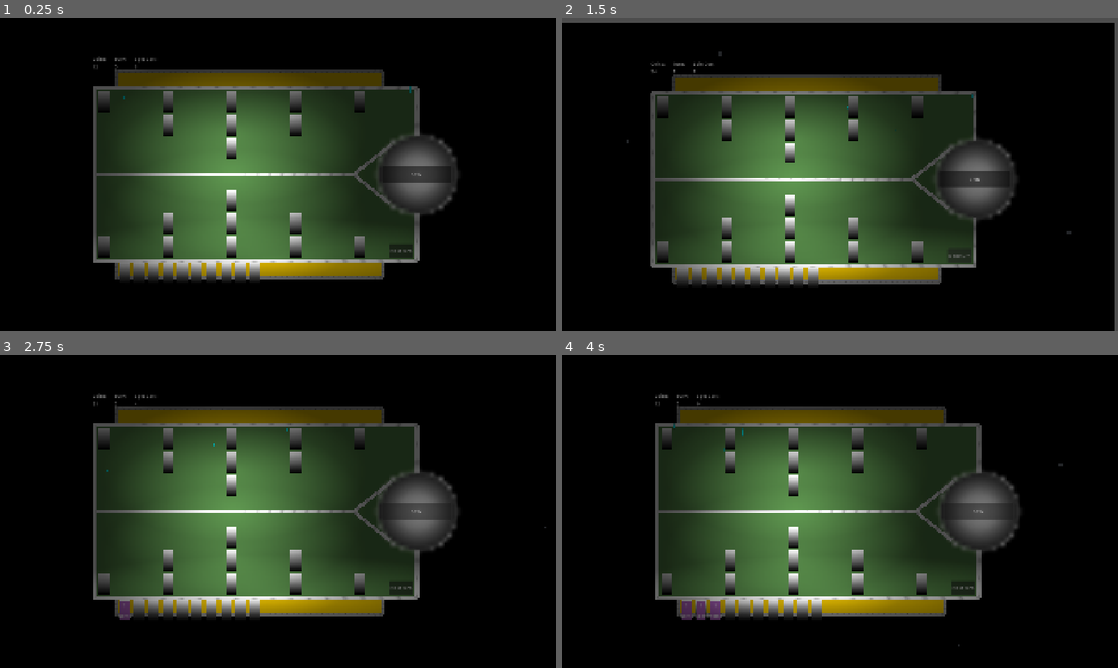
Above: before the commit, frames 1-4 (two rows, left to right).
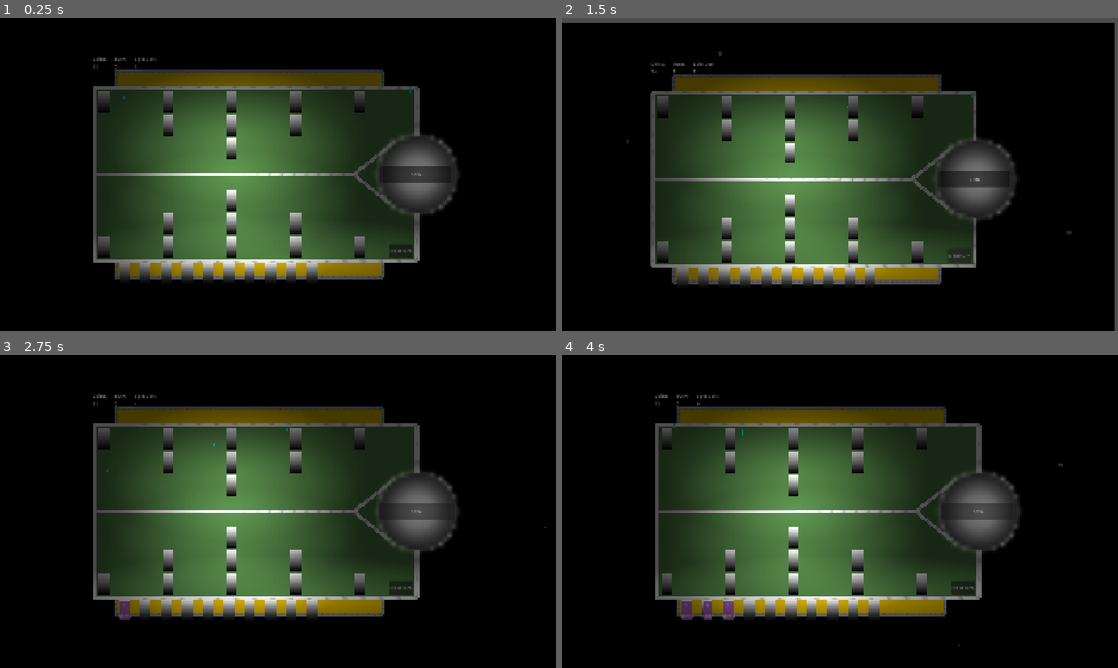
Above: after the commit, the same moments.

Repository: ArmanKianian/Untitled
Game: Godot game, scene res://scenes/game.tscn
The game is run twice, just before and just after one commit, with the same random seed, the same clock (stepped at 60 frames per second) and the same inputs.
Inputs:
- Up to frame 1 (0.25 s): no input
- Up to frame 2 (1.5 s): click "Next turn" at 0.5 s; click "Next turn" at 1.25 s
- Up to frame 3 (2.75 s): click "SPIN" at 2 s
- Up to frame 4 (4 s): click "SPIN" at 2.75 s; click "SPIN" at 3.5 s

The runs differ from the first frame. In frame 1, 1.0% of the frame differs, in the area x 24-58%, y 78-84%; in frame 2, 1.0%; in frame 3, 1.0%; in frame 4, 1.2%, in the area x 24-58%, y 78-85%.

Commit message:
screen shake
screen shake when card is placed or upgraded, or placed in a wrong place.

Diff:
--- a/scripts/card.gd
+++ b/scripts/card.gd
@@ -1,4 +1,6 @@
 extends Sprite2D
+
+@onready var camera: Camera2D = $"../../Camera2D"
 
 @onready var player_square: Node2D = $"../../war_square/player_square"
 @onready var inventory: Node2D = $"../../inventory"
@@ -48,14 +50,17 @@
 		top_level = true
 	# when card is released
 	elif event.is_action_released("LMB") and is_dragged == true:
+
 		is_dragged = false
 		top_level = false
 		# card is not on a slot
 		if is_on_slot == false:
+			camera.screen_shake(8, 0.5)
 			future_position = start_area.position
 		# card is on a slot
 		else:
 			# slot is free
+			camera.screen_shake(8, 0.05)
 			if current_area.item == null:
 				place_card()
 			# there is a card in slot
@@ -65,6 +70,7 @@
 					future_position = start_area.position
 				# level and type of slot card and dragged card are same
 				elif int(current_area.item.Level.text) == int(Level.text) and current_area.item.type == type :
+					camera.screen_shake(8, 0.1)
 					current_area.item.queue_free()
 					place_card()
 					Level.text = str(int(Level.text) + 1)
--- a/scripts/inventory.gd
+++ b/scripts/inventory.gd
@@ -4,7 +4,7 @@
 
 @export var slots_count = 10
 @export var slot_position = Vector2(-530, 342.0)
-@export var slot_distance = 50
+@export var slot_distance = 72
 
 func _ready() -> void:
 	for i in range(slots_count):
